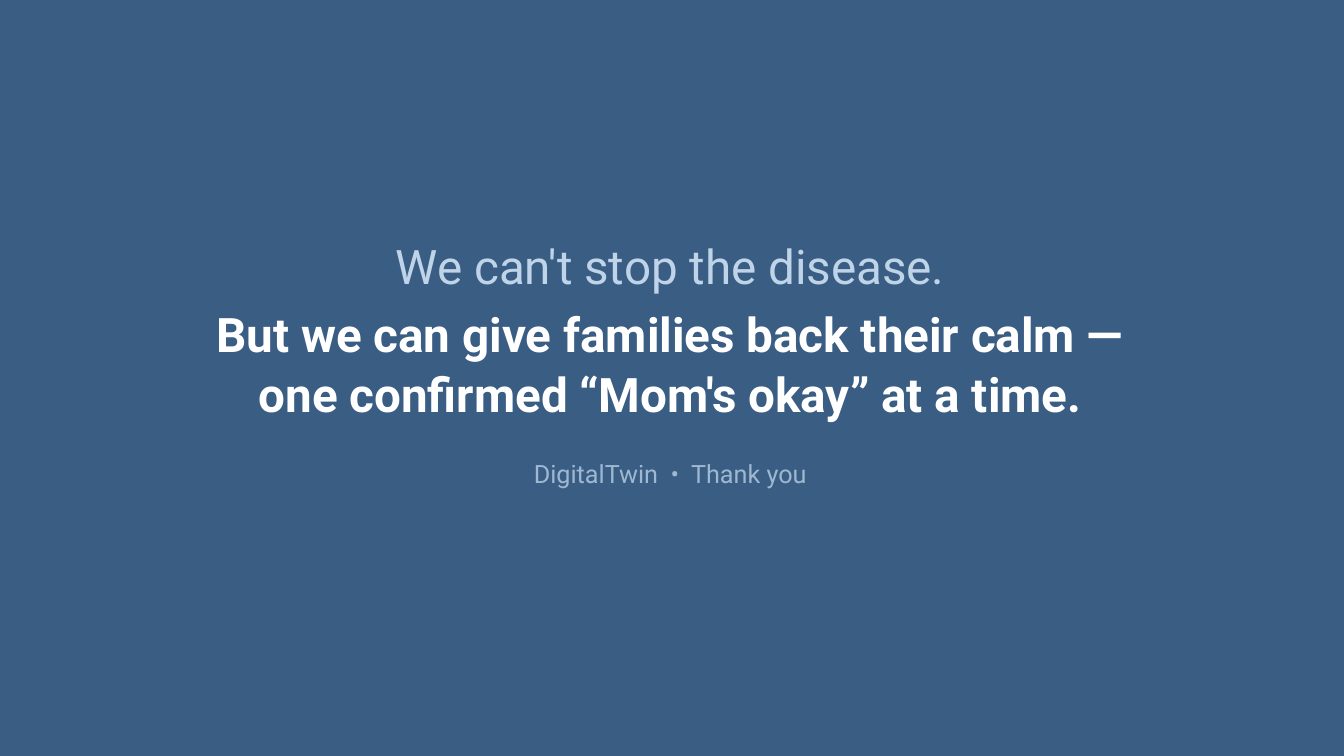
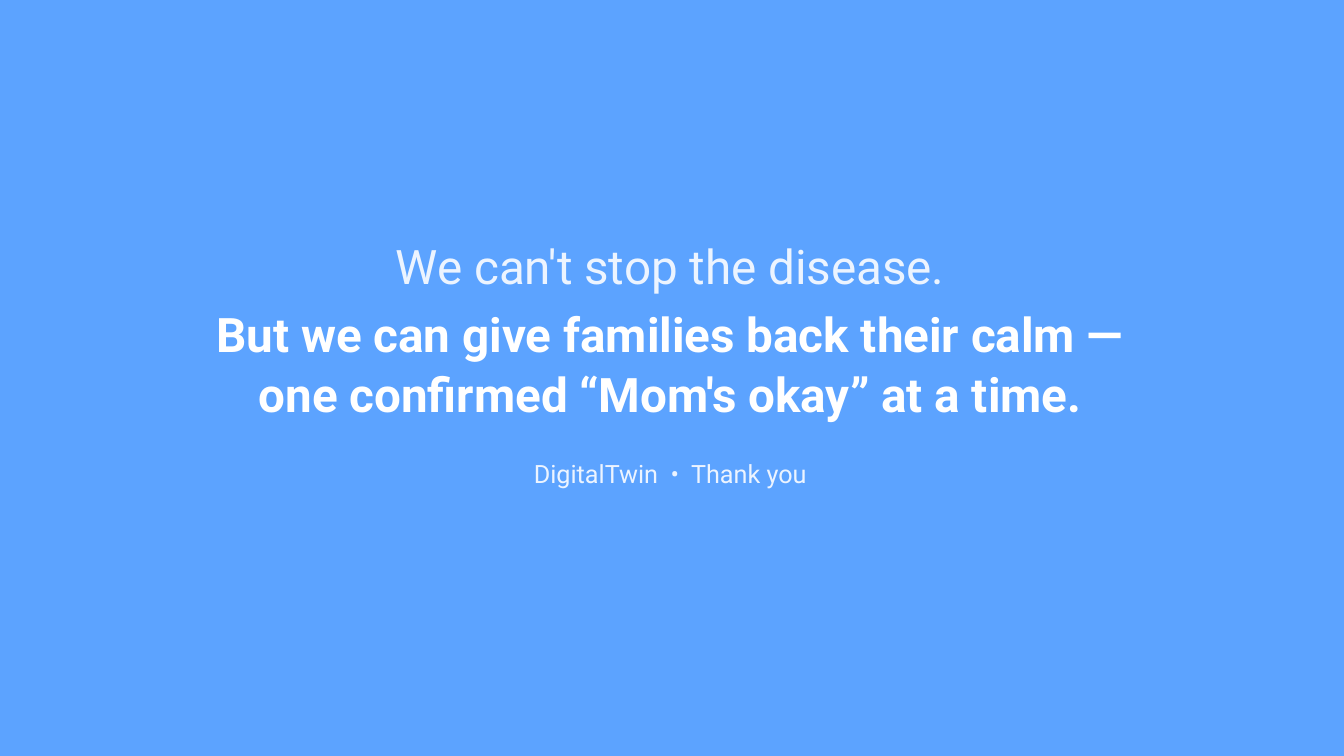
Before and after one commit to kalebrodriguez/DigitalTwin, a slide deck: slide 11 of pitch/DigitalTwin-Pitch-Deck.pptx. Drawn at 1344x756 pixels with LibreOffice and Linux fonts; fonts in the diff are those of the drawing. Boxes give left, top, right and bottom in pixels: in the first picture for what was removed or moved away, otherwise in the second. Text is boxed around its words. In the diff, an @@ line names an element or a change of style, - is before the commit and + after.

```diff
--- a/pitch/DigitalTwin-Pitch-Deck.pptx
+++ b/pitch/DigitalTwin-Pitch-Deck.pptx
@@ background #3A5D84 to #5CA3FF @@
@@ text at bbox=[396, 248, 944, 489]: text colour #BFD4E8 to #ECF4FF in "We can't stop the disease."; text colour #9FB8D2 to #ECF4FF in "DigitalTwin • Thank you" @@
```
Also in this commit, not shown: 10 other slides changed, 14 other files.
